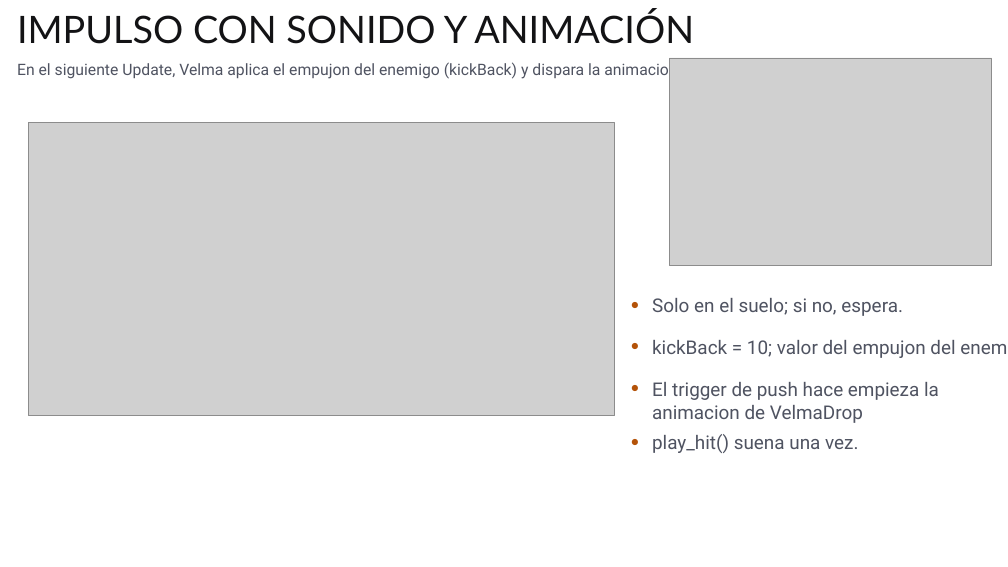
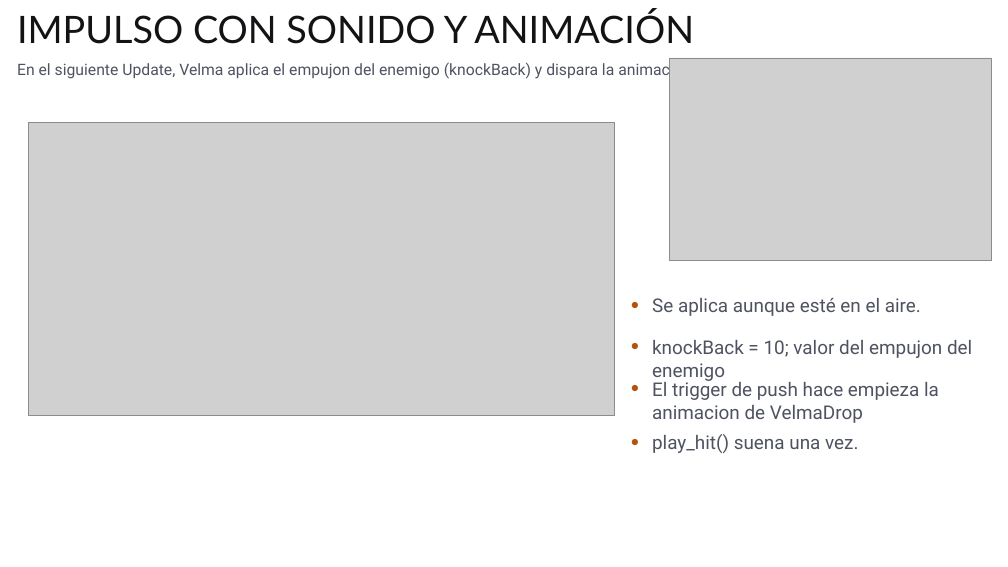
Before and after one commit to abala-tec/TC2005B, a slide deck: slide 24 of T8/T8.8.3-misc/T8.8.3-Miscelaneos.pptx. Drawn at 1008x567 pixels with LibreOffice and Linux fonts; fonts in the diff are those of the drawing; grey boxes stand for pictures; background and template pictures are left out. Boxes give left, top, right and bottom in pixels: in the first picture for what was removed or moved away, otherwise in the second. Text is boxed around its words. In the diff, an @@ line names an element or a change of style, - is before the commit and + after.

```diff
--- a/T8/T8.8.3-misc/T8.8.3-Miscelaneos.pptx
+++ b/T8/T8.8.3-misc/T8.8.3-Miscelaneos.pptx
@@ picture: place and size @@
-picture at [669,58,991,266]
+picture at [669,58,991,261]
@@ text at [17,61,691,80]: text changed @@
-En el siguiente Update, Velma aplica el empujon del enemigo (kickBack) y dispara la animacion (push).
+En el siguiente Update, Velma aplica el empujon del enemigo (knockBack) y dispara la animacion (push).
@@ text at [652,298,921,316]: text changed @@
-Solo en el suelo; si no, espera.
+Se aplica aunque esté en el aire.
@@ text at [652,340,972,383]: text changed @@
-kickBack = 10; valor del empujon del enemigo
+knockBack = 10; valor del empujon del enemigo
```
Also in this commit, not shown: 9 other slides changed, 18 other files.
